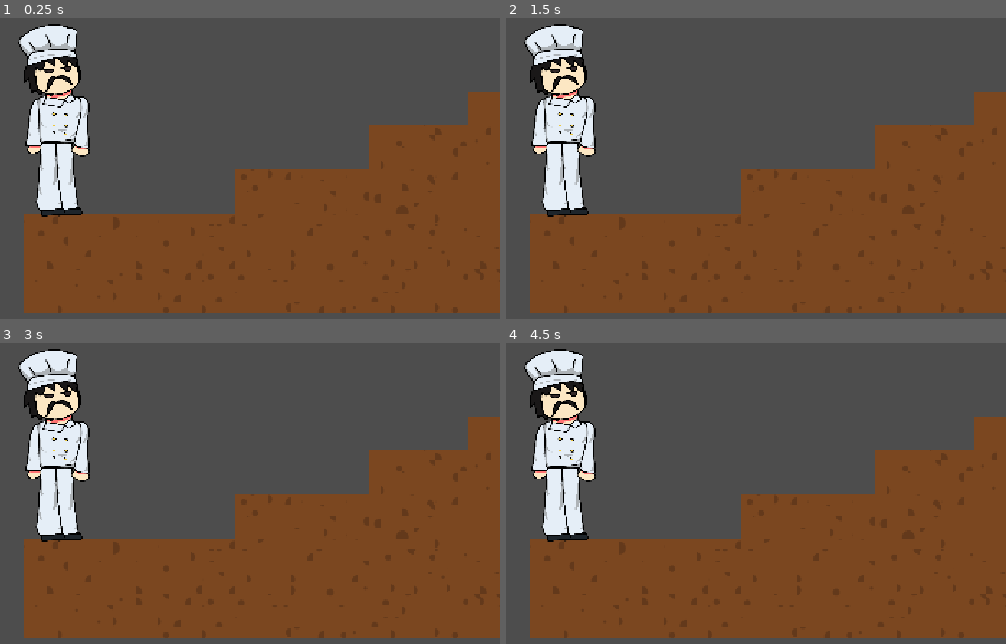
Above: before the commit, frames 1-4 (two rows, left to right).
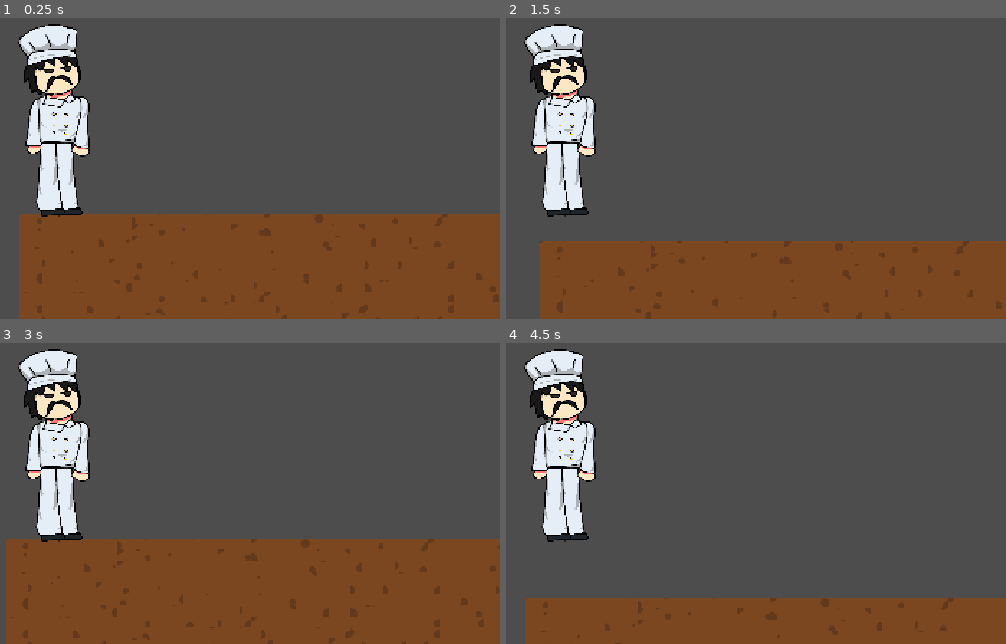
Above: after the commit, the same moments.

Repository: buozelbirhesap/cikofte-oyunu
Game: Godot game, scene res://LEVEL-5.tscn
The game is run twice, just before and just after one commit, with the same random seed, the same clock (stepped at 60 frames per second) and the same inputs. Before the commit the project starts from res://LEVEL-6.tscn.
Inputs:
- Up to frame 1 (0.25 s): no input
- Up to frame 2 (1.5 s): tap Enter at 0.5 s; tap Right (sag, bound only after the commit) at 0.6 s; tap Space (jump, bound only after the commit) at 0.77, 1.07 s; tap Left (sol, bound only after the commit) at 0.8, 1.35 s
- Up to frame 3 (3 s): tap Space (jump, bound only after the commit) at 1.52, 1.55, 1.82, 2.1 s; tap Right (sag, bound only after the commit) at 2.3, 2.85 s
- Up to frame 4 (4.5 s): tap Space (jump, bound only after the commit) at 3.02, 3.32, 3.77, 3.8, 4.07 s; tap Left (sol, bound only after the commit) at 3.05, 3.6 s; tap Right (sag, bound only after the commit) at 4.35 s

The runs differ from the first frame. In frame 1, 15% of the frame differs, in the area x 3-100%, y 24-100%; in frame 2, 23%; in frame 3, 16%; in frame 4, 33%.

Commit message:
Update project.godot

Diff:
--- a/project.godot
+++ b/project.godot
@@ -11,7 +11,7 @@
 [application]
 
 config/name="Cikofte-Oyunu"
-run/main_scene="res://LEVEL-6.tscn"
+run/main_scene="uid://cs8j6eu80jokp"
 config/features=PackedStringArray("4.7", "GL Compatibility")
 config/icon="res://icon.svg"
 
@@ -22,9 +22,19 @@
 
 [input]
 
-space={
+jump={
 "deadzone": 0.2,
 "events": [Object(InputEventKey,"resource_local_to_scene":false,"resource_name":"","device":-1,"window_id":0,"alt_press …(191 unchanged characters)…
+]
+}
+sol={
+"deadzone": 0.2,
+"events": [Object(InputEventKey,"resource_local_to_scene":false,"resource_name":"","device":-1,"window_id":0,"alt_pressed":false,"shift_pressed":false,"ctrl_pressed":false,"meta_pressed":false,"pressed":false,"keycode":0,"physical_keycode":4194319,"key_label":0,"unicode":0,"location":0,"echo":false,"script":null)
+]
+}
+sag={
+"deadzone": 0.2,
+"events": [Object(InputEventKey,"resource_local_to_scene":false,"resource_name":"","device":-1,"window_id":0,"alt_pressed":false,"shift_pressed":false,"ctrl_pressed":false,"meta_pressed":false,"pressed":false,"keycode":0,"physical_keycode":4194321,"key_label":0,"unicode":0,"location":0,"echo":false,"script":null)
 ]
 }
 
